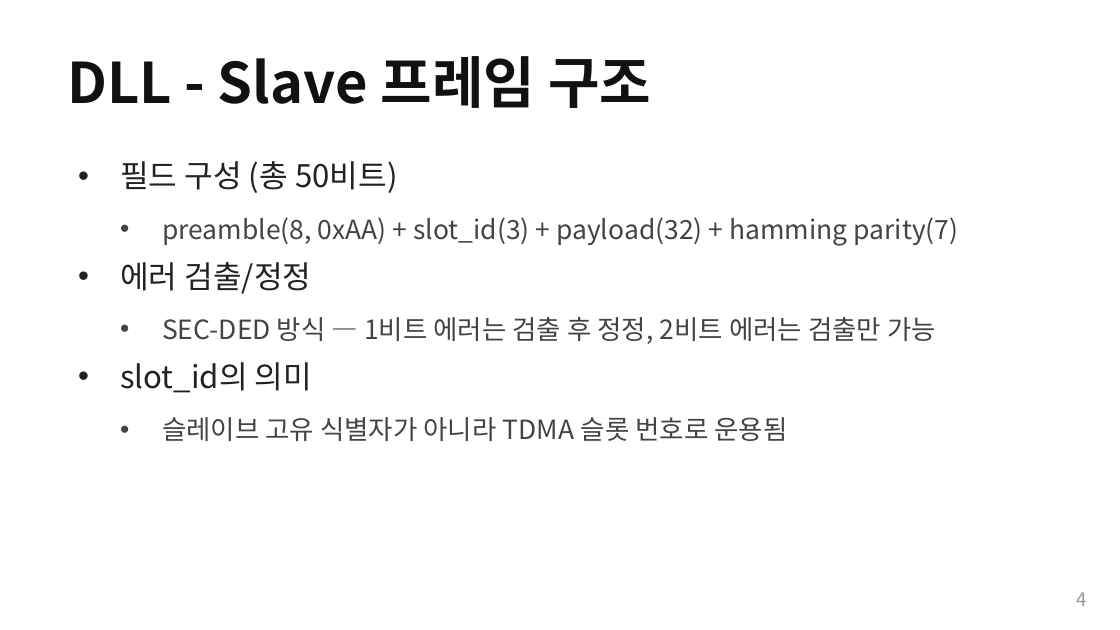
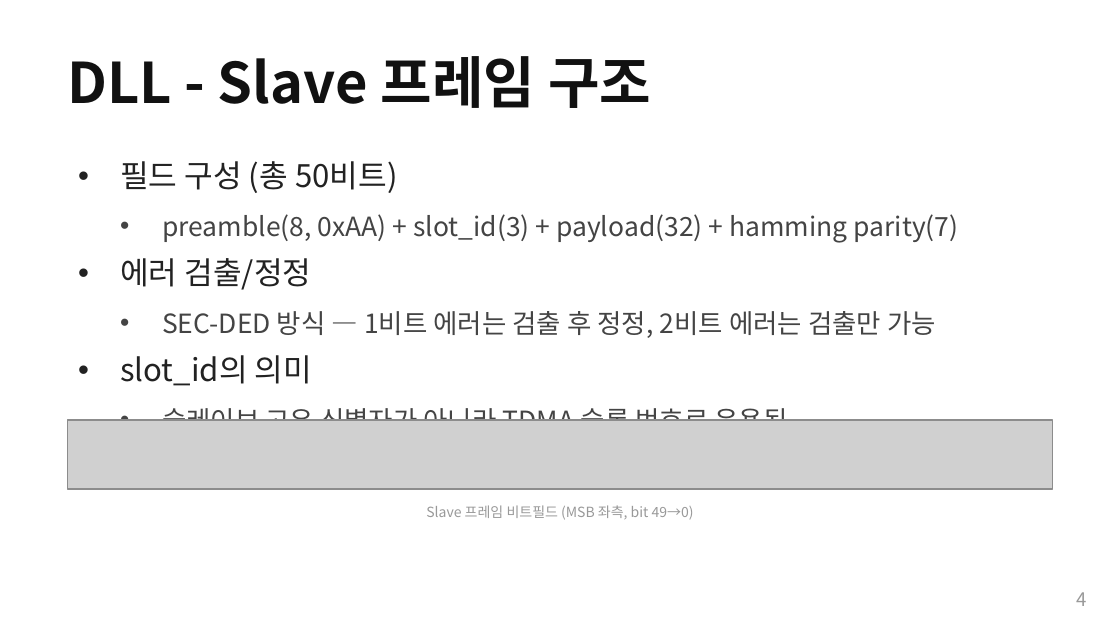
Before and after one commit to Woodong02/SoC_Design_and_Programming, a slide deck: slide 4 of section2_tdma_protocol.pptx. Drawn at 1120x630 pixels with LibreOffice and Linux fonts; fonts in the diff are those of the drawing; grey boxes stand for pictures. Boxes give left, top, right and bottom in pixels: in the first picture for what was removed or moved away, otherwise in the second. Text is boxed around its words. In the diff, an @@ line names an element or a change of style, - is before the commit and + after.

```diff
--- a/section2_tdma_protocol.pptx
+++ b/section2_tdma_protocol.pptx
@@ text at (120, 161, 398, 386): less space between paragraphs @@
@@ picture added at (67, 420, 1053, 489) @@
@@ text added at (426, 505, 694, 520), 9 pt, text #999999 @@
+Slave 프레임 비트필드 (MSB 좌측, bit 49→0)
```
Also in this commit, not shown: 6 other slides changed, 11 other files.
